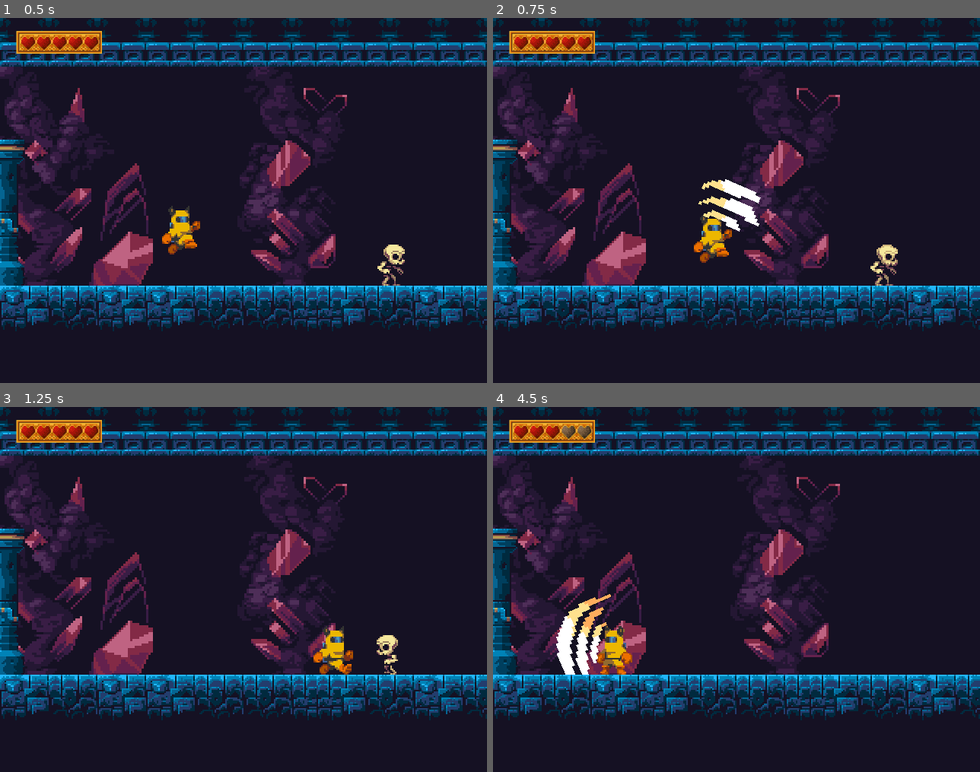
Above: before the commit, frames 1-4 (two rows, left to right).
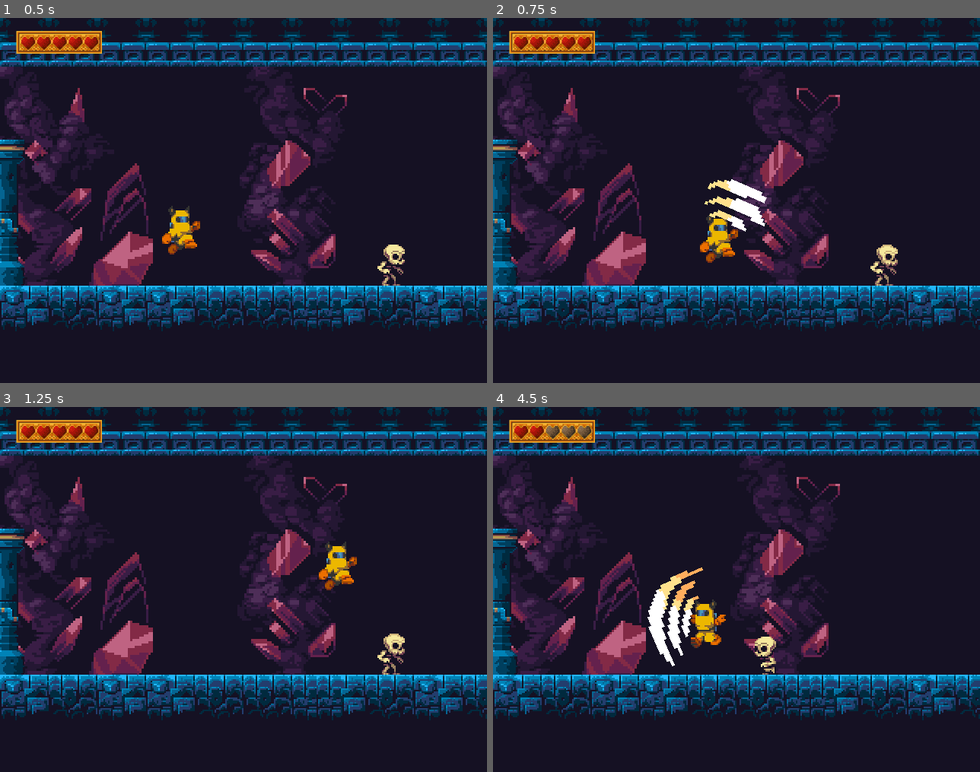
Above: after the commit, the same moments.

Repository: noob-slayer-1/metroidvania-prototype
Game: Godot game, scene res://scenes/main.tscn
Same seed, same stepped clock (60 frames per second), same inputs: the game is played once before the commit and once after it.
Inputs (mouse positions are in pixels of both pictures, inside the frame that each line leads up to):
- Up to frame 1 (0.5 s): no input
- Up to frame 2 (0.75 s): tap Enter at 0.5 s; move the mouse to (843, 182) at 0.52 s; hold D (move_right) from 0.53 s (still down); tap Space (jump) at 0.6 s; click (843, 182) at 0.67 s
- Up to frame 3 (1.25 s): keep holding D (move_right); tap Space (jump) at 0.77, 1.07 s
- Up to frame 4 (4.5 s): release D (move_right) at 1.25 s; drag from (639, 607) to (867, 666) at 1.27 s; move the mouse to (785, 509) at 2.02 s; hold D (move_right) 2.03-2.75 s; tap Shift at 2.1 s; tap Space (jump) at 2.3, 3.77, 3.8, 4.07 s; drag from (712, 662) to (863, 655) at 2.77 s; move the mouse to (882, 644) at 3.52 s; hold A (move_left) 3.53-4.25 s; tap Z at 3.6 s; drag from (590, 534) to (678, 647) at 4.27 s

Frame 1 is identical in both runs. In frame 2, 1.2% of the frame differs, in the area x 41-57%, y 44-68%; in frame 3, 1.6%; in frame 4, 3.8%, in the area x 10-59%, y 5-74%.

Commit message:
fix: improve player movement

Diff:
--- a/scenes/enemy/skeleton.tscn
+++ b/scenes/enemy/skeleton.tscn
@@ -30,6 +30,45 @@
 [sub_resource type="RectangleShape2D" id="RectangleShape2D_t4dxk"]
 size = Vector2(170, 90)
 
+[sub_resource type="Animation" id="Animation_0h67c"]
+length = 0.001
+tracks/0/type = "value"
+tracks/0/imported = false
+tracks/0/enabled = true
+tracks/0/path = NodePath("Sprite2D:texture")
+tracks/0/interp = 1
+tracks/0/loop_wrap = true
+tracks/0/keys = {
+"times": PackedFloat32Array(0),
+"transitions": PackedFloat32Array(1),
+"update": 1,
+"values": [ExtResource("1_4a83h")]
+}
+tracks/1/type = "value"
+tracks/1/imported = false
+tracks/1/enabled = true
+tracks/1/path = NodePath("Sprite2D:hframes")
+tracks/1/interp = 1
+tracks/1/loop_wrap = true
+tracks/1/keys = {
+"times": PackedFloat32Array(0),
+"transitions": PackedFloat32Array(1),
+"update": 1,
+"values": [4]
+}
+tracks/2/type = "value"
+tracks/2/imported = false
+tracks/2/enabled = true
+tracks/2/path = NodePath("Sprite2D:frame")
+tracks/2/interp = 1
+tracks/2/loop_wrap = true
+tracks/2/keys = {
+"times": PackedFloat32Array(0),
+"transitions": PackedFloat32Array(1),
+"update": 1,
+"values": [0]
+}
+
 [sub_resource type="Animation" id="Animation_eyqtw"]
 resource_name = "idle"
 length = 0.4
@@ -71,45 +110,6 @@
 "values": [0, 1, 2, 3]
 }
 
-[sub_resource type="Animation" id="Animation_0h67c"]
-length = 0.001
-tracks/0/type = "value"
-tracks/0/imported = false
-tracks/0/enabled = true
-tracks/0/path = NodePath("Sprite2D:texture")
-tracks/0/interp = 1
-tracks/0/loop_wrap = true
-tracks/0/keys = {
-"times": PackedFloat32Array(0),
-"transitions": PackedFloat32Array(1),
-"update": 1,
-"values": [ExtResource("1_4a83h")]
-}
-tracks/1/type = "value"
-tracks/1/imported = false
-tracks/1/enabled = true
-tracks/1/path = NodePath("Sprite2D:hframes")
-tracks/1/interp = 1
-tracks/1/loop_wrap = true
-tracks/1/keys = {
-"times": PackedFloat32Array(0),
-"transitions": PackedFloat32Array(1),
-"update": 1,
-"values": [4]
-}
-tracks/2/type = "value"
-tracks/2/imported = false
-tracks/2/enabled = true
-tracks/2/path = NodePath("Sprite2D:frame")
-tracks/2/interp = 1
-tracks/2/loop_wrap = true
-tracks/2/keys = {
-"times": PackedFloat32Array(0),
-"transitions": PackedFloat32Array(1),
-"update": 1,
-"values": [0]
-}
-
 [sub_resource type="Animation" id="Animation_4lb1k"]
 resource_name = "moving"
 length = 0.8
--- a/scenes/player/player_movement.gd
+++ b/scenes/player/player_movement.gd
@@ -9,27 +9,47 @@
 func move(delta) -> void:
 	if not player.is_in_knockback:
 		var input_velocity = Vector2(Input.get_axis(&"move_left", &"move_right"), 0)
-		if player.is_on_floor():
-			player.velocity.x = player.MOVE_SPEED * input_velocity.x
+		#if player.is_on_floor():
+			#player.velocity.x = player.MOVE_SPEED * input_velocity.x
+			#if input_velocity:
+				#last_facing_direction = input_velocity.normalized()
+			#if Input.is_action_just_pressed(&"jump"):
+				#if input_velocity:
+					#apply_force(Vector2.UP + (input_velocity * 0.8), jump_force)
+				#else:
+					#apply_force(Vector2.UP, jump_force)
+			#if player.velocity.x:
+				#if player.velocity.x > 0:
+					#$"../Sprite2D".flip_h = false
+				#elif player.velocity.x < 0:
+					#$"../Sprite2D".flip_h = true
+				#$"../AnimationPlayer".play(&"moving")
+			#else :
+				#$"../AnimationPlayer".play(&"idle")
+		#else :
+			#var new_value = player.velocity.x + player.MOVE_SPEED * input_velocity.x * air_control * delta
+			#player.velocity.x = clamp(new_value, player.MOVE_SPEED * -1, player.MOVE_SPEED)
+			#$"../AnimationPlayer".play(&"jump")
+		player.velocity.x = player.MOVE_SPEED * input_velocity.x
+		if input_velocity:
+			last_facing_direction = input_velocity.normalized()
+		if Input.is_action_just_pressed(&"jump"):
 			if input_velocity:
-				last_facing_direction = input_velocity.normalized()
-			if Input.is_action_just_pressed(&"jump"):
-				if input_velocity:
-					apply_force(Vector2.UP + (input_velocity * 0.8), jump_force)
-				else:
-					apply_force(Vector2.UP, jump_force)
-			if player.velocity.x:
-				if player.velocity.x > 0:
-					$"../Sprite2D".flip_h = false
-				elif player.velocity.x < 0:
-					$"../Sprite2D".flip_h = true
-				$"../AnimationPlayer".play(&"moving")
-			else :
-				$"../AnimationPlayer".play(&"idle")
+				apply_force(Vector2.UP + (input_velocity * 0.8), jump_force)
+			else:
+				apply_force(Vector2.UP, jump_force)
+
+		if player.velocity.x > 0:
+			$"../Sprite2D".flip_h = false
+		elif player.velocity.x < 0:
+			$"../Sprite2D".flip_h = true
+
+		if player.is_on_floor() and player.velocity.x:
+			$"../AnimationPlayer".play(&"moving")
+		elif not player.is_on_floor():
+			$"../AnimationPlayer".play(&"jump")
 		else :
-			var new_value = player.velocity.x + player.MOVE_SPEED * input_velocity.x * air_control * delta
-			player.velocity.x = clamp(new_value, player.MOVE_SPEED * -1, player.MOVE_SPEED)
-			$"../AnimationPlayer".play(&"jump")
+			$"../AnimationPlayer".play(&"idle")
 
 func apply_force(direction: Vector2, force: float):
 	player.velocity = direction * force
